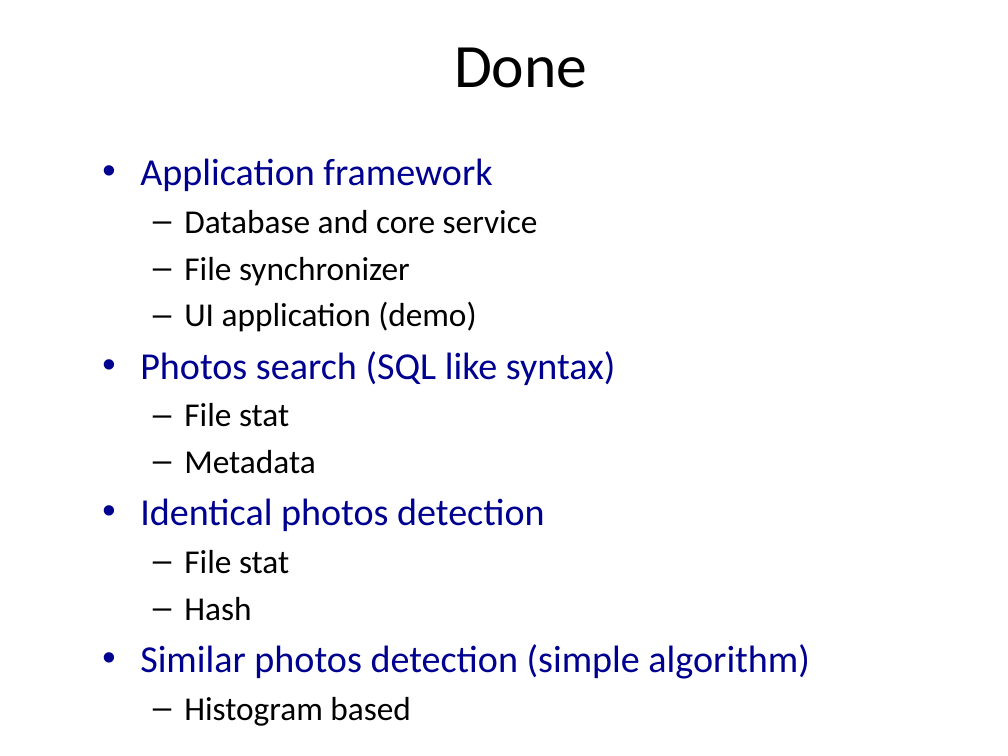
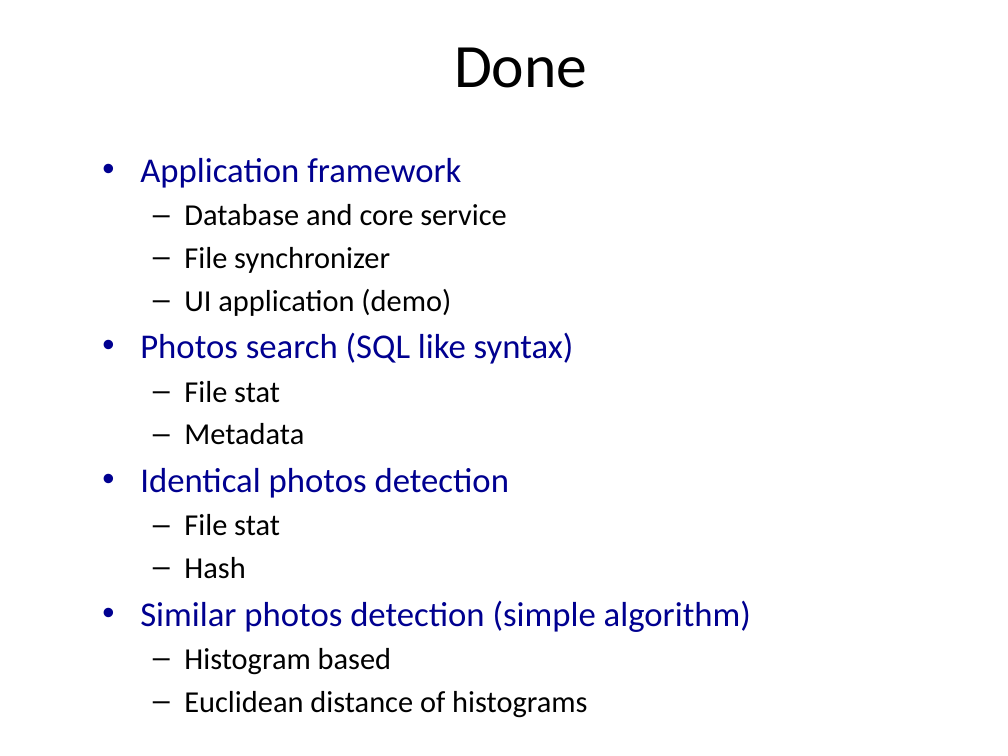
Before and after one commit to maoxuli/hat, a slide deck: slide 9 of doc/Magicians Hat - slides.pptx. Drawn at 1008x756 pixels with LibreOffice and Linux fonts; fonts in the diff are those of the drawing; background and template pictures are left out. Boxes give left, top, right and bottom in pixels: in the first picture for what was removed or moved away, otherwise in the second. Text is boxed around its words. In the diff, an @@ line names an element or a change of style, - is before the commit and + after.

Commit message:
Similar photos score

```diff
--- a/doc/Magicians Hat - slides.pptx
+++ b/doc/Magicians Hat - slides.pptx
@@ text at (140, 158, 751, 675): size 27.2 to 24.8 pt in "Application framework", "Photos search (SQL like syntax)", "Identical photos detection", "Similar photos detection (simple algorithm)"; size 23.8 to 21.7 pt in "Database and core service", "File synchronizer", "UI application (demo)", "File stat" and 4 more places @@
@@ text at (184, 691, 587, 718): paragraph added @@
+  – Euclidean distance of histograms
```
Also in this commit, not shown: 4 other slides changed, 7 other files.
